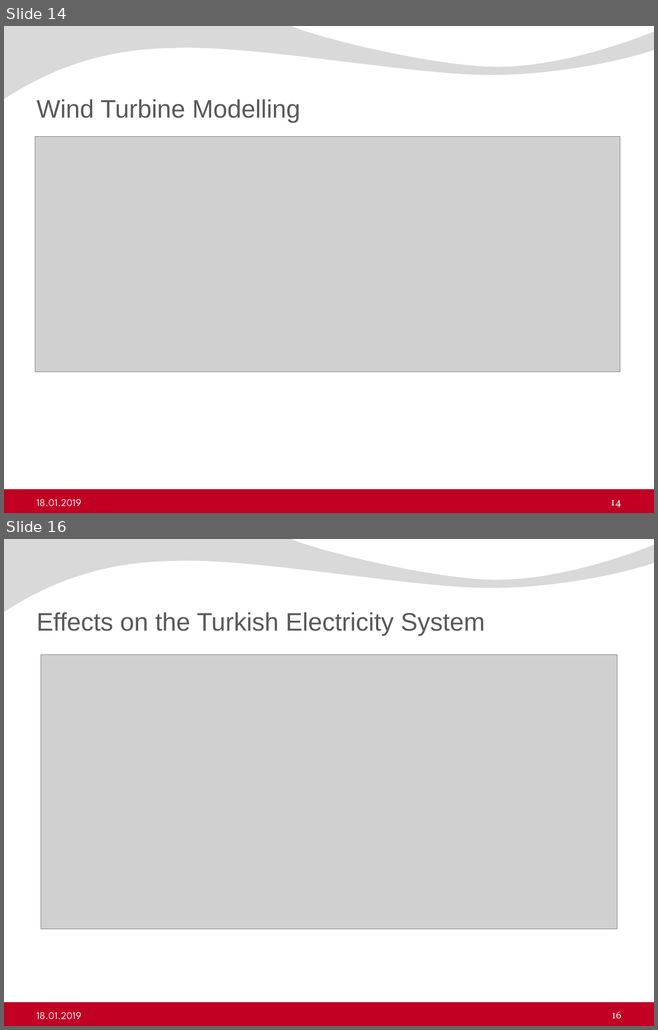
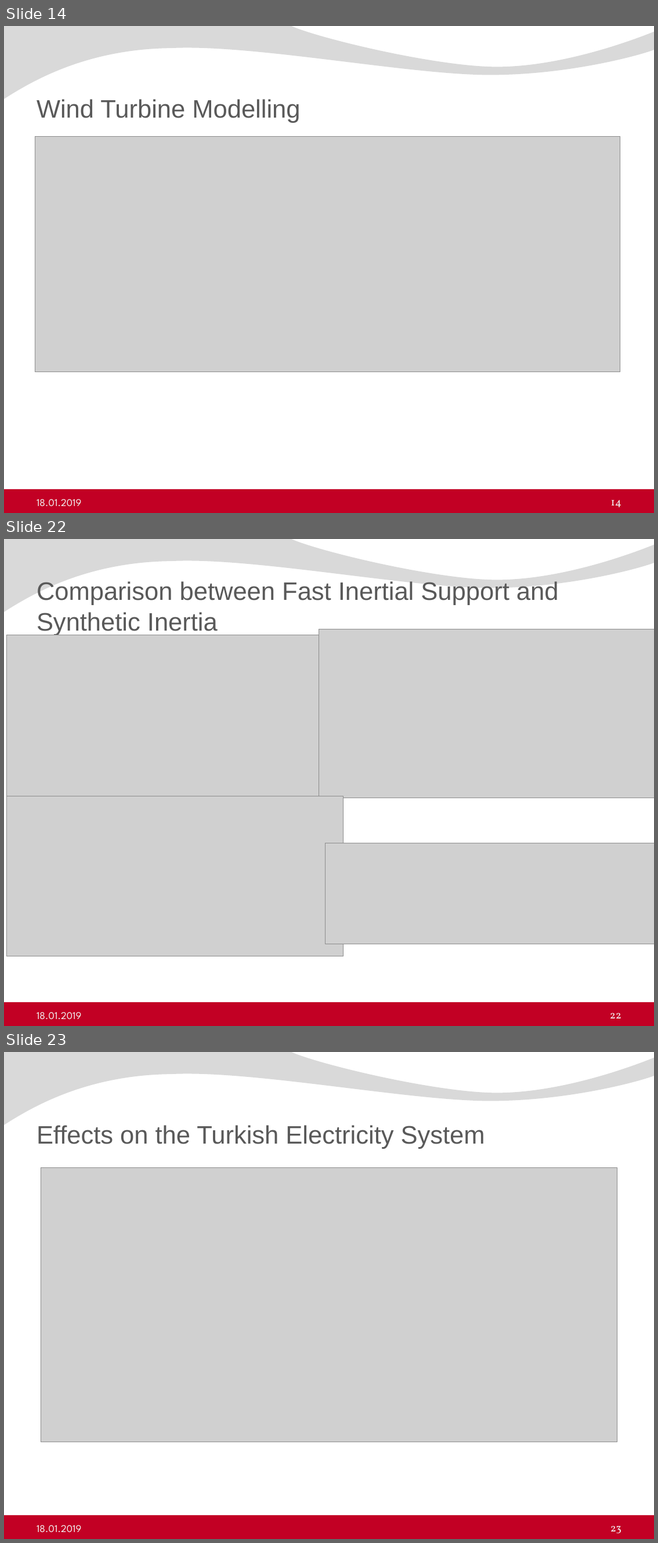
Before and after one commit to ErencanDuymaz/Research, a slide deck: Thesis/Thesis Defence/Erencan_Duymaz_thesis_defence.pptx. Shown one above the other, each under a label of ours: slides 14 and 16 before the commit, slides 14, 22 and 23 after it; the slides between them are not shown. The pictures are 658x1030 and 658x1543 pixels, drawn with LibreOffice and Linux fonts; fonts in the diff are those of the drawing; grey boxes stand for pictures; background and template pictures are left out. Boxes give left, top, right and bottom in pixels: in the first picture for what was removed or moved away, otherwise in the second. Text is boxed around its words. In the diff, an @@ line names an element or a change of style, - is before the commit and + after.

```diff
--- a/Thesis/Thesis Defence/Erencan_Duymaz_thesis_defence.pptx
+++ b/Thesis/Thesis Defence/Erencan_Duymaz_thesis_defence.pptx
@@ slide 22 added at <box>4,539,654,1026</box>, background #FFFFFF; not listed: 2 template elements that a slide beside it also shows @@
@@ title added at <box>36,581,558,636</box>, 28 pt, text #595959 @@
+Comparison between Fast Inertial Support and Synthetic Inertia
@@ picture added at <box>6,635,344,797</box> @@
@@ picture added at <box>318,629,654,798</box> @@
@@ picture added at <box>6,797,343,957</box> @@
@@ picture added at <box>325,843,654,944</box> @@
@@ text added at <box>36,1012,81,1019</box>, 11.5 pt, text #F2F2F2 @@
+18.01.2019
@@ page number added at <box>610,1013,621,1019</box>, 12 pt, text #F2F2F2 @@
+22
@@ what was slide 16 is now slide 23 @@
@@ page number at <box>610,1526,621,1533</box>: text changed @@
-16
+23
```
Also in this commit, not shown: 1 slide changed, 6 other slides added, 9 other files.
